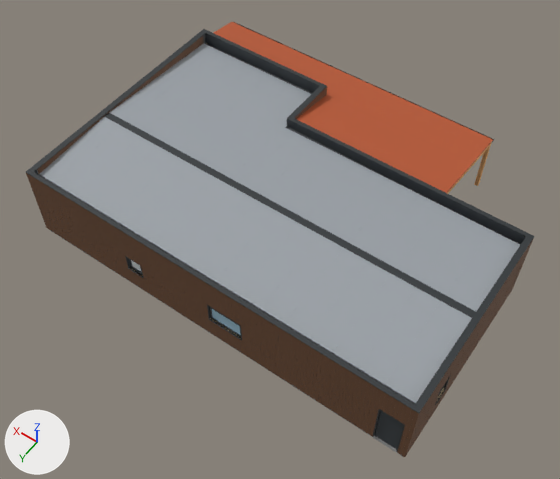
Two versions of the glTF model BOB/Construção Torres Vedras/modelos/casa/Casa_TorresVedras_Completa.glb, one commit apart.
Both versions are drawn from a 50 mm camera at (-2.7, 22.3, 26.0) aimed at (8.8, 6.1, 0.6). Arrows for +X, +Y and +Z are at lower left; the lights stay in place. The older version comes first. Where no turn or scale is listed for an object, it has been applied to the vertices. Vertices at exactly the same position are counted once.
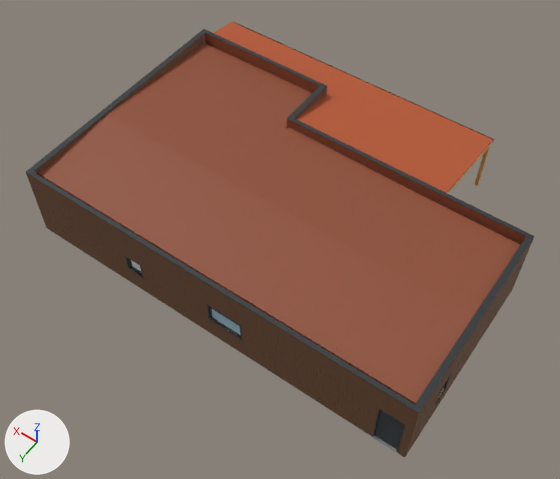
Not visible in the pictures: 'Saída da caleira S 10.9'.

Where the newer file only moved an object's origin or applied its transform, the numbers keep the older frame.

Boxes (x1, y1, x2, y2) around the edits, measured in the pictures (560 x 479 px; the box of a moved part takes in the faces that stretch with it):
'Painel 5 ondas N x0.39', recoloured (grey to brown)
    both: (384, 301, 467, 402)
'Painel 5 ondas N x1.39', recoloured (grey to brown)
    both: (358, 288, 441, 385)
'Painel 5 ondas N x2.39', recoloured (grey to brown)
    both: (333, 274, 416, 369)
'Cumeeira 6.75', reshaped, moved, recoloured
    both: (104, 113, 476, 318)
'Painel 5 ondas N x3.39', recoloured (grey to brown)
    both: (308, 261, 391, 354)
'Painel 5 ondas N x4.39', recoloured (grey to brown)
    both: (284, 248, 367, 339)
'Painel 5 ondas N x5.39', recoloured (grey to brown)
    both: (260, 236, 343, 324)
'Painel 5 ondas N x6.39', recoloured (grey to brown)
    both: (237, 223, 321, 310)
'Painel 5 ondas S x11.39', recoloured (grey to brown)
    both: (200, 84, 308, 172)
'Painel 5 ondas N x7.39', recoloured (grey to brown)
    both: (215, 212, 298, 296)
'Painel 5 ondas S x12.39', recoloured (grey to brown)
    both: (181, 76, 290, 161)
'Painel 5 ondas N x8.39', recoloured (grey to brown)
    both: (193, 200, 277, 282)
'Painel 5 ondas S x0.39', recoloured (grey to brown)
    both: (446, 231, 516, 309)
'Painel 5 ondas S x13.39', recoloured (grey to brown)
    both: (163, 67, 272, 151)
'Painel 5 ondas N x9.39', recoloured (grey to brown)
    both: (172, 189, 256, 269)
'Painel 5 ondas S x1.39', recoloured (grey to brown)
    both: (420, 219, 492, 295)
'Painel 5 ondas S x14.39', recoloured (grey to brown)
    both: (144, 59, 253, 141)
'Painel 5 ondas N x10.39', recoloured (grey to brown)
    both: (152, 178, 235, 256)
'Painel 5 ondas S x2.39', recoloured (grey to brown)
    both: (396, 207, 468, 281)
'Painel 5 ondas S x15.39', recoloured (grey to brown)
    both: (126, 51, 236, 131)
'Painel 5 ondas N x11.39', recoloured (grey to brown)
    both: (132, 167, 215, 244)
'Painel 5 ondas S x3.39', recoloured (grey to brown)
    both: (372, 196, 444, 268)
'Painel 5 ondas N x12.39', recoloured (grey to brown)
    both: (112, 156, 195, 232)
'Painel 5 ondas S x4.39', recoloured (grey to brown)
    both: (349, 184, 422, 255)
'Painel 5 ondas N x13.39', recoloured (grey to brown)
    both: (93, 146, 175, 219)
'Painel 5 ondas S x16.39', recoloured (grey to brown)
    both: (109, 43, 219, 121)
'Painel 5 ondas S x5.39', recoloured (grey to brown)
    both: (326, 173, 399, 242)
'Painel 5 ondas N x14.39', recoloured (grey to brown)
    both: (74, 135, 157, 208)
'Painel 5 ondas S x6.39', recoloured (grey to brown)
    both: (304, 163, 377, 230)
'Painel 5 ondas N x15.39', recoloured (grey to brown)
    both: (56, 126, 138, 196)
'Painel 5 ondas S x7.39', recoloured (grey to brown)
    both: (282, 152, 356, 218)
'Painel 5 ondas S x8.39', recoloured (grey to brown)
    both: (261, 143, 335, 206)
'Painel 5 ondas S x9.39', recoloured (grey to brown)
    both: (240, 133, 315, 195)
'Painel 5 ondas N x16.39', recoloured (grey to brown)
    both: (38, 117, 120, 185)
'Painel 5 ondas S x10.89', recoloured
    both: (220, 93, 311, 178)
'Painel 5 ondas S x10.39', recoloured (grey to brown)
    both: (230, 128, 295, 183)
'Painel 5 ondas N x0.11', recoloured
    both: (411, 316, 472, 404)
'Painel 5 ondas S x0.11', recoloured
    both: (472, 243, 520, 311)
part 1 of me_caleira_oculta_s_0_1, moved or reshaped (mostly hidden afterwards)
    before: (288, 120, 525, 245)
    after: (287, 127, 405, 187)
part 2 of me_caleira_oculta_s_10_9, moved or reshaped
    before: (205, 34, 319, 93)
    after: (207, 44, 312, 94)

Patch to the scene script:
```diff
--- a/BOB/Construção Torres Vedras/modelos/casa/Casa_TorresVedras_Completa.glb.py
+++ b/BOB/Construção Torres Vedras/modelos/casa/Casa_TorresVedras_Completa.glb.py
@@ mat_painel_sandwich_5_ondas @@
 mat_painel_sandwich_5_ondas = principled_material('Painel sandwich 5 ondas')
-mat_painel_sandwich_5_ondas.base_color = (0.323, 0.352, 0.381)  # grey #9aa0a6
+mat_painel_sandwich_5_ondas.base_color = (0.275, 0.0762, 0.0356)  # brown #8f4e35
@@ me_caleira_oculta_s_0_1 @@
-me_caleira_oculta_s_0_1.from_pydata(...)  # 65 vertices, 122 faces; spans x -5.43..5.43, y -0.21..0.2, z -0.32..0.32
-me_caleira_oculta_s_0_1.materials.append(mat_caleira)  # dark grey #3a3f43
+me_caleira_oculta_s_0_1.from_pydata(...)  # 69 vertices, 120 faces; spans x -5.43..5.43, y -0.21..0.2, z -0.32..0.32
+# me_caleira_oculta_s_0_1 part 1: 11 vertices removed from x -5.41..-5.33, y -0.21..-0.2, z -0.32..0.32; 15 vertices added at x -5.41..-5.31, y -0.21..0.11, z -0.32
+me_caleira_oculta_s_0_1.materials.append(mat_chapa_cor_telha)  # brown #8f4e35
@@ me_caleira_oculta_s_10_9 @@
 me_caleira_oculta_s_10_9.from_pydata(...)  # 62 vertices, 120 faces; spans x -3.25..3.25, y -0.21..0.2, z -0.32..0.32
-me_caleira_oculta_s_10_9.materials.append(mat_caleira)  # dark grey #3a3f43
+# me_caleira_oculta_s_10_9 part 2: 1 vertex moved from x 3.15, y -0.21, z -0.32 to x 3.13, y -0.21, z -0.32; 10 vertices removed from x 3.15..3.23, y -0.21..-0.2, z -0.32..0.32; 10 vertices added at x 3.13..3.23, y -0.21..0.1, z -0.32
+me_caleira_oculta_s_10_9.materials.append(mat_chapa_cor_telha)  # brown #8f4e35
@@ me_cumeeira_6_75 @@
-me_cumeeira_6_75.from_pydata(...)  # 8 vertices, 12 faces; spans x -8.6..8.6, y -0.2..0.2, z 0.0
-me_cumeeira_6_75.materials.append(mat_remate_ral_7016)  # dark grey #2e3336
+me_cumeeira_6_75.from_pydata(...)  # 12 vertices, 22 faces; spans x -8.6..8.6, y -0.2..0.2, z 0.0
+# me_cumeeira_6_75 part 3
+# 12 faces are deleted
+# 4 vertices are added at (-8.6, 0.0, 0.0), (-8.6, 0.0, 0.0), (8.6, 0.0, 0.0), (8.6, 0.0, 0.0)
+# 22 new faces join them
+me_cumeeira_6_75.materials.append(mat_remate_cor_da_cobertura)  # brown #8f4e35
@@ ob_saída_da_caleira_s_10_9 @@
+ob_saída_da_caleira_s_10_9 = bpy.data.objects.new('Saída da caleira S 10.9', me_saída_da_caleira_s_10_9)  # a box spanning x -0.05..0.05, y -0.025..0.025, z -0.058..0.058; in mat_saída_de_caleira (black #15181a)
+ob_saída_da_caleira_s_10_9.location = (17.32, 0.14, 2.79)
```
